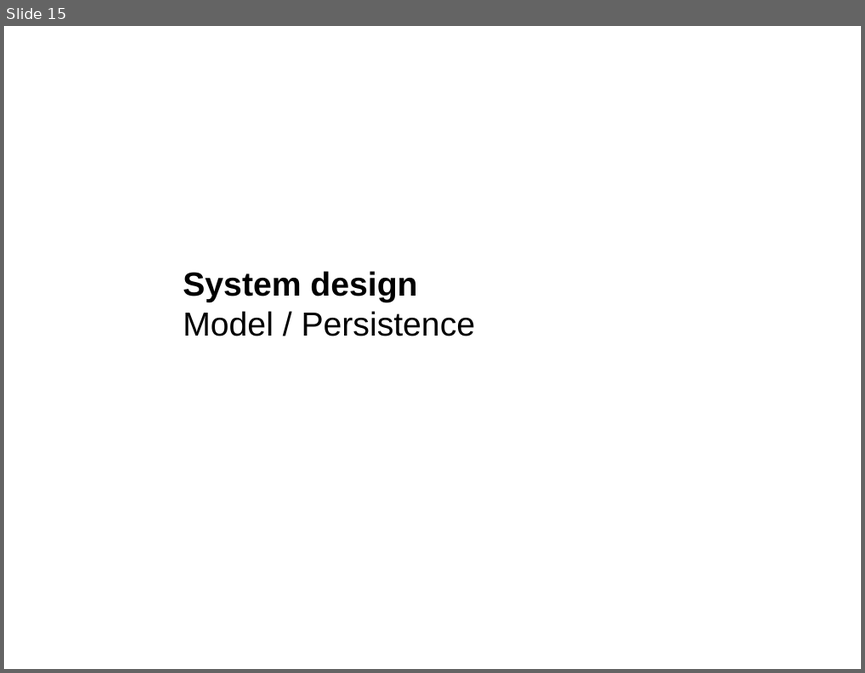
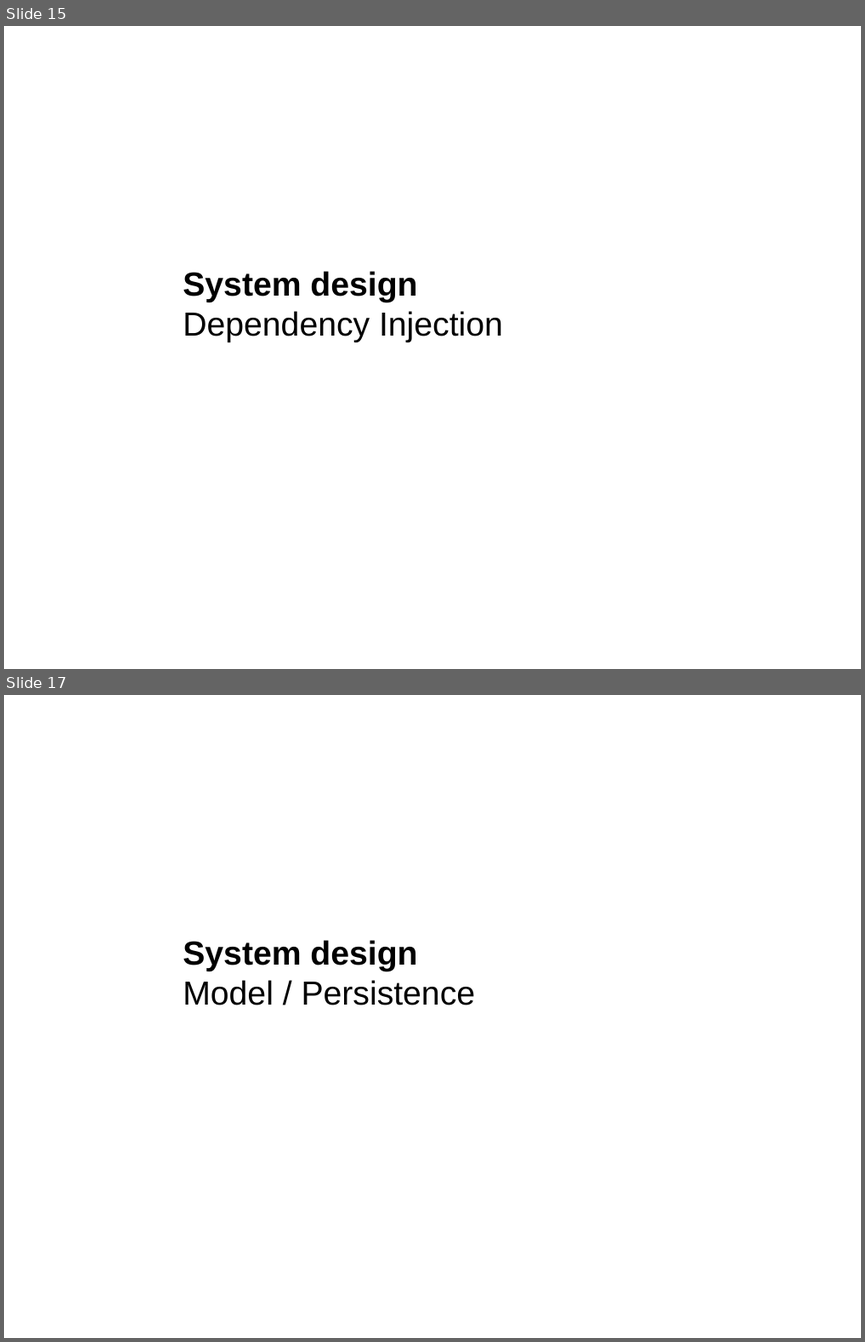
Before and after one commit to boskoop/comet-pinball, a slide deck: doc/presentation/presentation.pptx. Shown one above the other, each under a label of ours: slide 15 before the commit, slides 15 and 17 after it; the slides between them are not shown. The pictures are 865x673 and 865x1342 pixels, drawn with LibreOffice and Linux fonts; fonts in the diff are those of the drawing; background and template pictures are left out. Boxes give left, top, right and bottom in pixels: in the first picture for what was removed or moved away, otherwise in the second. Text is boxed around its words. In the diff, an @@ line names an element or a change of style, - is before the commit and + after.

```diff
--- a/doc/presentation/presentation.pptx
+++ b/doc/presentation/presentation.pptx
@@ slide 15 added at (4, 26, 861, 669), background picture (left out) @@
@@ title added at (182, 271, 503, 342), 28 pt, text #000000 @@
+System design
+Dependency Injection
@@ what was slide 15 is now slide 17 @@
```
Also in this commit, not shown: 2 slides changed, 1 other slide added, 1 other file.
